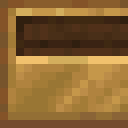
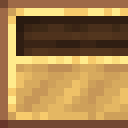
Layered file, before and after one edit (128x128). Changes by layer:
added layer "Calque copié #2" above "Calque copié #1" over [16, 56, 128, 112]
added layer "Calque copié #1" above "Calque copié" over [0, 0, 128, 128]
hid "Calque copié" over [16, 56, 128, 112]
hid "monitor_advanced_33.png" over [0, 0, 128, 128]
